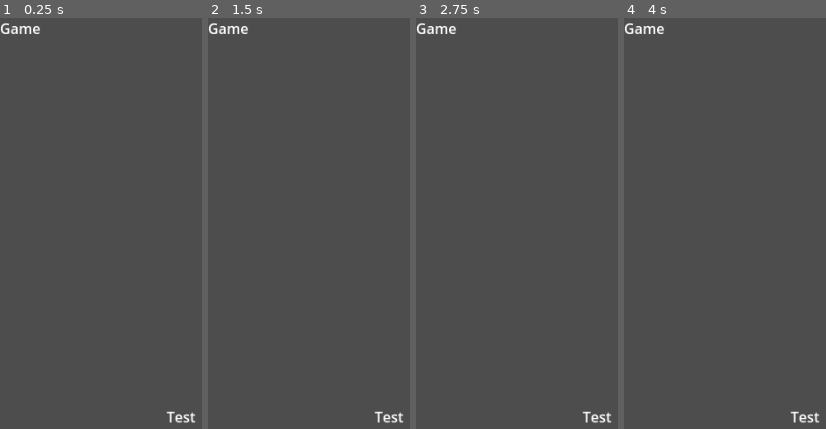
Above: before the commit, frames 1-4 (left to right).
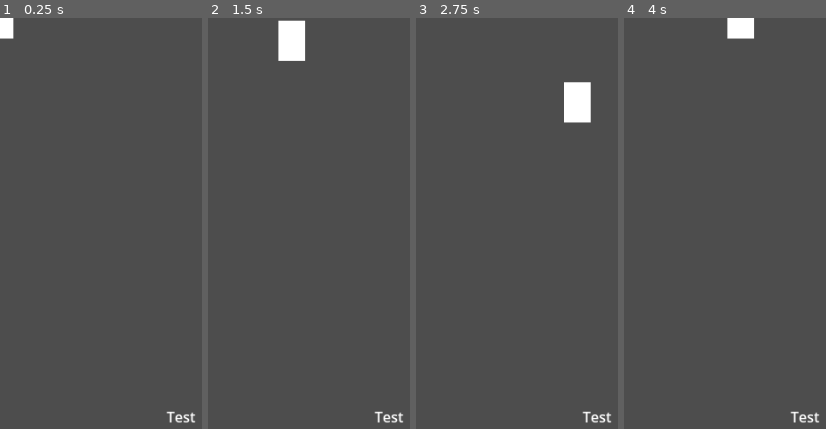
Above: after the commit, the same moments.

Repository: Razboinicul/7day-jam
Game: Godot game, scene res://Main.tscn
The game is run twice, just before and just after one commit, with the same random seed, the same clock (stepped at 60 frames per second) and the same inputs.
Inputs:
- Up to frame 1 (0.25 s): no input
- Up to frame 2 (1.5 s): tap Enter at 0.5 s; hold Right (ui_right) 0.53-1.28 s; hold Down (ui_down) from 1.28 s (still down)
- Up to frame 3 (2.75 s): release Down (ui_down) at 2.03 s; hold Right (ui_right) from 2.03 s (still down)
- Up to frame 4 (4 s): release Right (ui_right) at 2.78 s; hold Up (ui_up) 2.78-3.53 s; hold Left (ui_left) from 3.53 s (still down)

The runs differ from the first frame. In frame 1, 0.5% of the frame differs, in the area x 0-20%, y 0-6%; in frame 2, 1.6%, in the area x 0-49%, y 0-11%; in frame 3, 1.6%; in frame 4, 1.0%.

Commit message:
Basic Player

Diff:
--- /dev/null
+++ b/Levels/TestLevel.tscn
@@ -0,0 +1,7 @@
+[gd_scene load_steps=2 format=3 uid="uid://djw3afutsk775"]
+
+[ext_resource type="PackedScene" uid="uid://wrf5pem5elve" path="res://Player/Player.tscn" id="1_bovdl"]
+
+[node name="TestLevel" type="Node2D"]
+
+[node name="Player" parent="." instance=ExtResource("1_bovdl")]
--- a/Main.tscn
+++ b/Main.tscn
@@ -1,4 +1,6 @@
-[gd_scene format=3 uid="uid://uok8l6cej6ur"]
+[gd_scene load_steps=2 format=3 uid="uid://uok8l6cej6ur"]
+
+[ext_resource type="PackedScene" uid="uid://djw3afutsk775" path="res://Levels/TestLevel.tscn" id="1_fxerr"]
 
 [node name="Node2D" type="Control"]
 layout_mode = 3
@@ -7,6 +9,8 @@
 anchor_bottom = 1.0
 grow_horizontal = 2
 grow_vertical = 2
+
+[node name="TestLevel" parent="." instance=ExtResource("1_fxerr")]
 
 [node name="Label" type="Label" parent="."]
 layout_mode = 1
@@ -22,10 +26,3 @@
 grow_horizontal = 2
 grow_vertical = 2
 text = "Test"
-
-[node name="Game" type="Node2D" parent="."]
-
-[node name="Label" type="Label" parent="Game"]
-offset_right = 40.0
-offset_bottom = 23.0
-text = "Game"
--- /dev/null
+++ b/Player/Player.gd
@@ -0,0 +1,17 @@
+extends CharacterBody2D
+
+
+const SPEED = 125.0
+
+
+func _physics_process(delta):
+	velocity = Vector2.ZERO
+	if Input.is_action_pressed("ui_left"):
+		velocity.x = -SPEED
+	if Input.is_action_pressed("ui_right"):
+		velocity.x = SPEED
+	if Input.is_action_pressed("ui_down"):
+		velocity.y = SPEED
+	if Input.is_action_pressed("ui_up"):
+		velocity.y = -SPEED
+	move_and_slide()
--- /dev/null
+++ b/Player/Player.tscn
@@ -0,0 +1,25 @@
+[gd_scene load_steps=3 format=3 uid="uid://wrf5pem5elve"]
+
+[ext_resource type="Script" path="res://Player/Player.gd" id="1_nnpy4"]
+
+[sub_resource type="RectangleShape2D" id="RectangleShape2D_yo3mk"]
+size = Vector2(30, 45)
+
+[node name="Player" type="CharacterBody2D"]
+script = ExtResource("1_nnpy4")
+
+[node name="ColorRect" type="ColorRect" parent="."]
+anchors_preset = 8
+anchor_left = 0.5
+anchor_top = 0.5
+anchor_right = 0.5
+anchor_bottom = 0.5
+offset_left = -15.0
+offset_top = -22.5
+offset_right = 15.0
+offset_bottom = 22.5
+grow_horizontal = 2
+grow_vertical = 2
+
+[node name="CollisionShape2D" type="CollisionShape2D" parent="."]
+shape = SubResource("RectangleShape2D_yo3mk")
